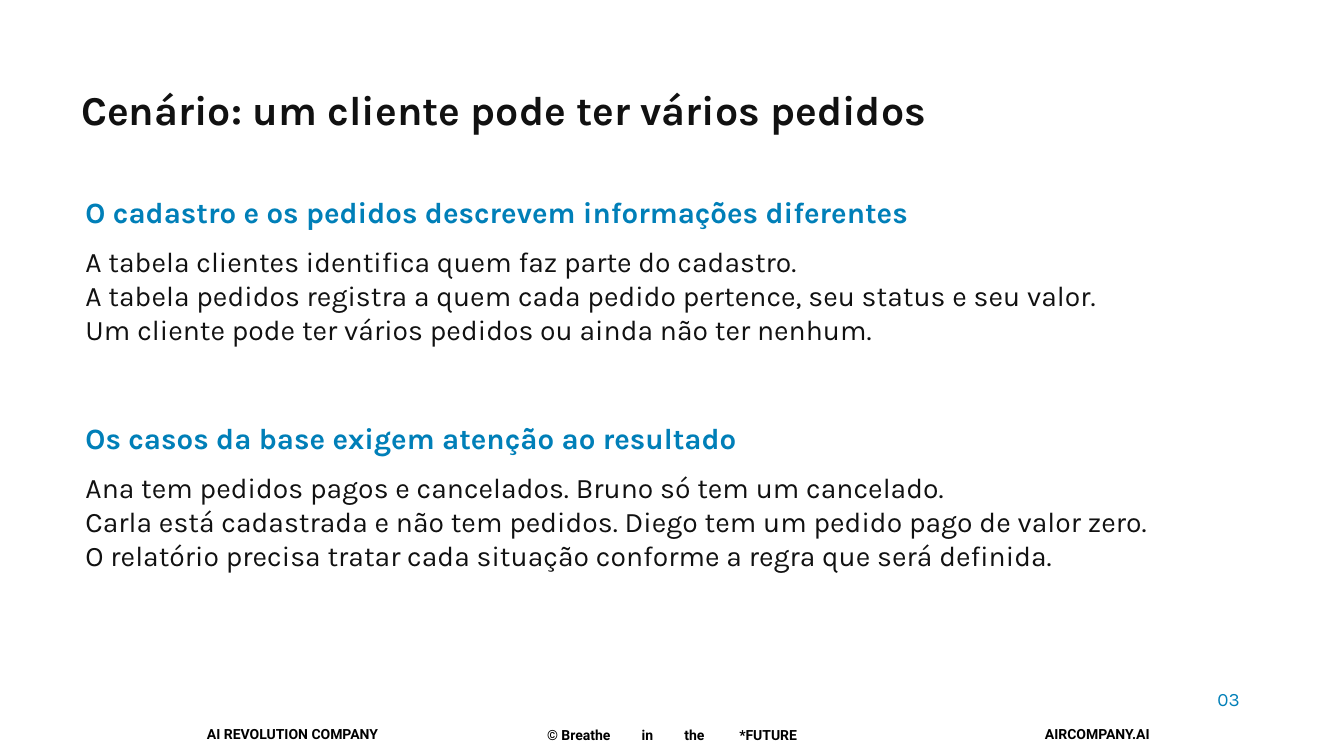
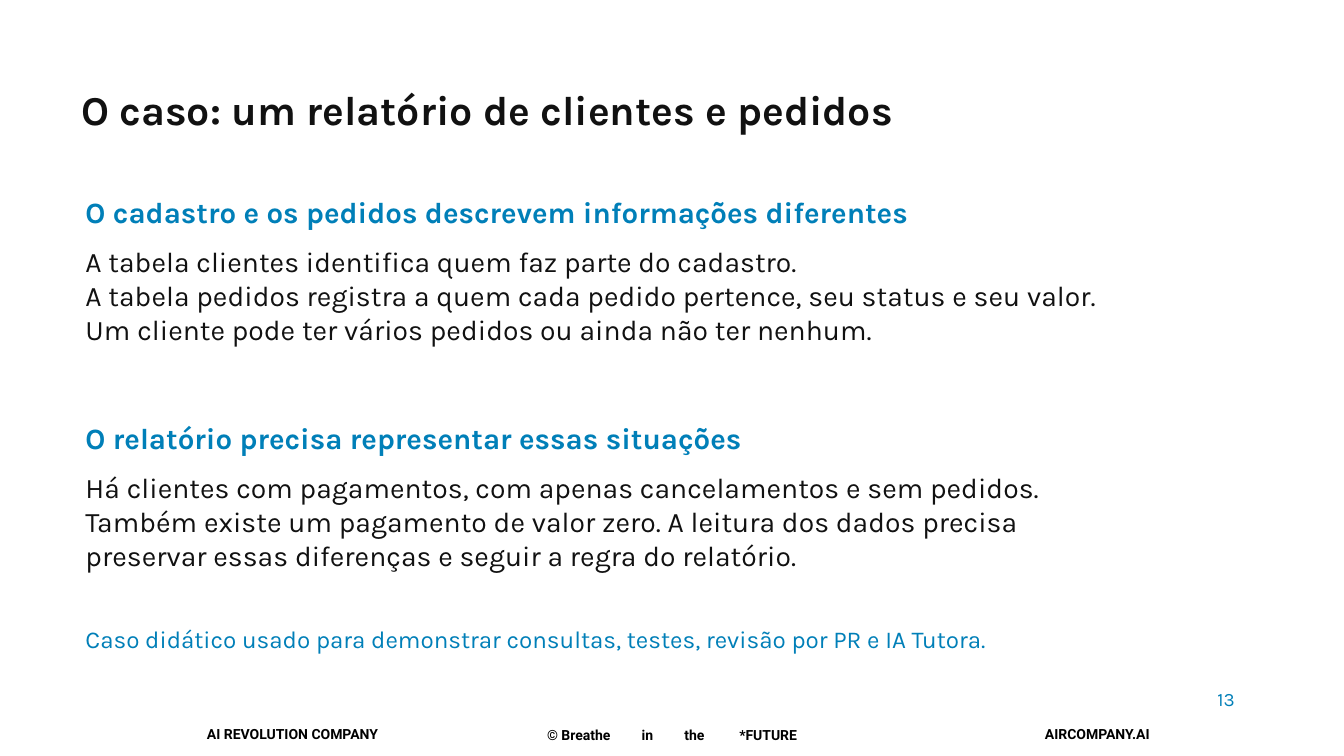
Before and after one commit to pedropalmieri/workshop4-pr-sql-ia, a slide deck: slide 13 of materiais/Workshop4-19nov2026.pptx (slide 3 before the commit). Drawn at 1344x756 pixels with LibreOffice and Linux fonts; fonts in the diff are those of the drawing; background and template pictures are left out. Boxes give left, top, right and bottom in pixels: in the first picture for what was removed or moved away, otherwise in the second. Text is boxed around its words. In the diff, an @@ line names an element or a change of style, - is before the commit and + after.

Commit message:
Explica fundamentos antes do caso e documenta consultas e decisões da automação

```diff
--- a/materiais/Workshop4-19nov2026.pptx
+++ b/materiais/Workshop4-19nov2026.pptx
@@ text at [81,92,892,135]: text changed @@
-Cenário: um cliente pode ter vários pedidos
+O caso: um relatório de clientes e pedidos
@@ text at [85,426,742,456]: text changed @@
-Os casos da base exigem atenção ao resultado
+O relatório precisa representar essas situações
@@ text at [85,476,1039,573]: text changed @@
-Ana tem pedidos pagos e cancelados. Bruno só tem um cancelado.
-Carla está cadastrada e não tem pedidos. Diego tem um pedido pago de valor zero.
-O relatório precisa tratar cada situação conforme a regra que será definida.
+Há clientes com pagamentos, com apenas cancelamentos e sem pedidos.
+Também existe um pagamento de valor zero. A leitura dos dados precisa
+preservar essas diferenças e seguir a regra do relatório.
@@ text added at [85,629,986,654], 17.2 pt, text #007FB8 @@
+Caso didático usado para demonstrar consultas, testes, revisão por PR e IA Tutora.
@@ text at [1217,694,1234,707]: text changed @@
-03
+13
```
Also in this commit, not shown: 16 other slides changed, 7 slides added, 6 slides removed, 4 other files.
